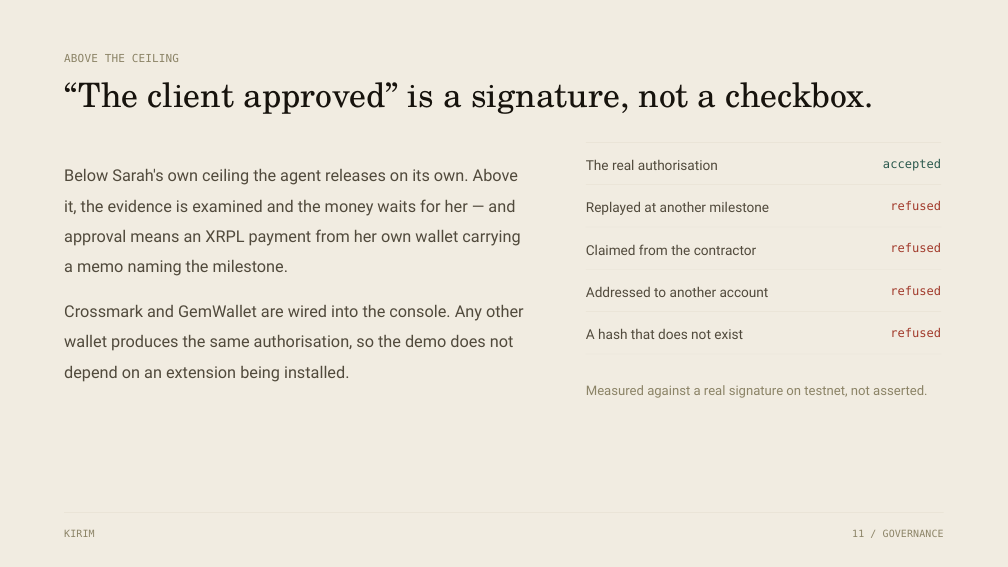
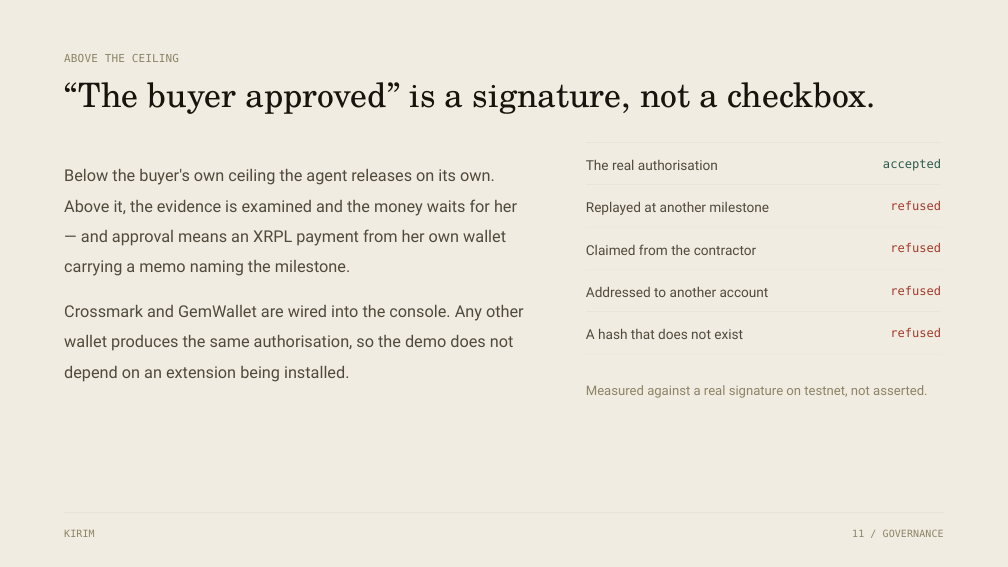
Before and after one commit to likalight/kirim, a slide deck: slide 12 of deck/KIRIM-pitch-deck.pptx. Drawn at 1008x567 pixels with LibreOffice and Linux fonts; fonts in the diff are those of the drawing. Boxes give left, top, right and bottom in pixels: in the first picture for what was removed or moved away, otherwise in the second. Text is boxed around its words. In the diff, an @@ line names an element or a change of style, - is before the commit and + after.

```diff
--- a/deck/KIRIM-pitch-deck.pptx
+++ b/deck/KIRIM-pitch-deck.pptx
@@ text at [64, 82, 876, 114]: text changed @@
-“The client approved” is a signature, not a checkbox.
+“The buyer approved” is a signature, not a checkbox.
@@ text at [64, 169, 517, 276]: text changed @@
-Below Sarah's own ceiling the agent releases on its own. Above it, the evidence is examined and the money waits for her — and approval means an XRPL payment from her own wallet carrying a memo naming the milestone.
+Below the buyer's own ceiling the agent releases on its own. Above it, the evidence is examined and the money waits for her — and approval means an XRPL payment from her own wallet carrying a memo naming the milestone.
```
Also in this commit, not shown: 2 other slides changed, 19 other files.
